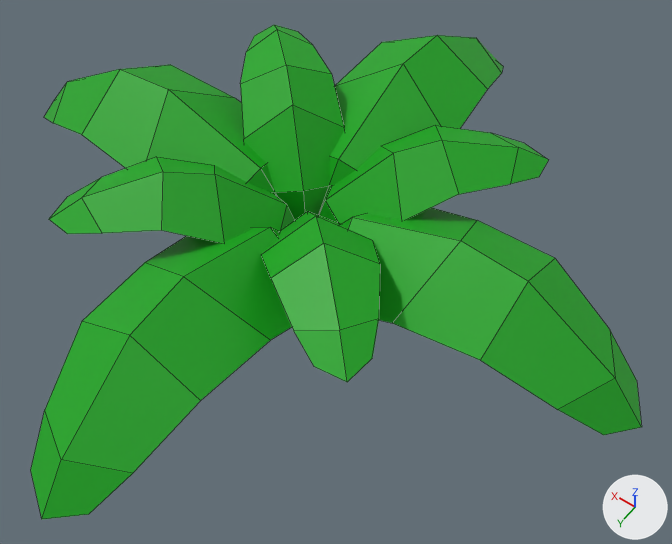
A saved change to the FBX model procedural-map-generation-project/Assets/Resouce/3D/Bushes.fbx.
One viewpoint serves both versions: a 50 mm camera at (-0.648, 0.822, 1.26) aimed at (-0.096, 0.048, 0.045). Every picture has the same lights, and +X, +Y and +Z are marked at lower right. Mesh edges are drawn as thin lines. Where no turn or scale is listed for an object, it has been applied to the vertices. Vertices at the same position are counted once.

Names of what the first picture shows: 'Bushes'.
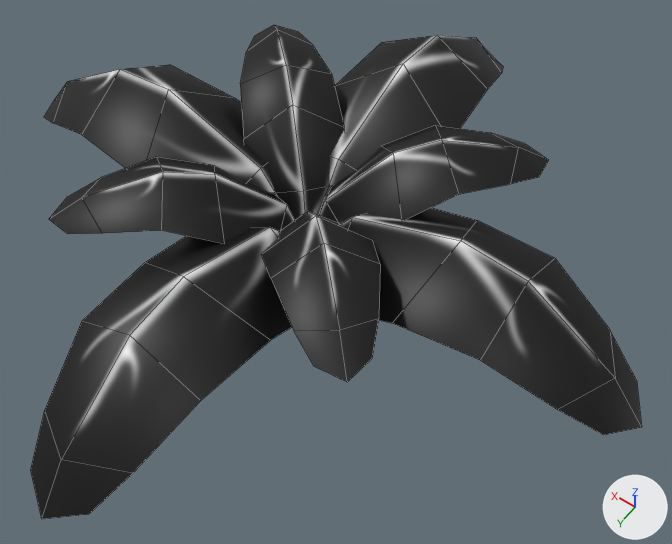
The newer file is also turned or shifted as a whole; pictures and numbers use the older file's frame.

Where the change shows, as pixel boxes [x1, y1, x2, y2] in the pictures (672 x 544 px):
'Bushes', surface changed, shading changed (green to grey): [31, 25, 642, 519] in both
part 2 of me_plane_025, surface changed (green to grey): [31, 25, 642, 519] in both

The change, as a list of edits to the scene's bpy script:
```text
Add img_leaf_png:
    img_leaf_png = load_image('Leaf.png', '../2D/Leaf.png', 256, 256, 'sRGB')
Change mat_leaf:
    remove mat_leaf.base_color = (0.00639, 0.391, 0.0101)  # green #13a81a
    add mat_leaf.texture = img_leaf_png
Change me_plane_025:
    where me_plane_025.from_pydata(...)  # 138 vertices, 80 faces; spans x -0.627..0.627, y -0.627..0.627, z 0.0..0.239
    used by ob_bushes; location = (0.0, 0.0, 0.0)
    me_plane_025 part 1: its shading normals changed
    me_plane_025 part 2: texture (UV) coordinates of 80 of 80 faces, centred in x -0.574..0.574, y -0.574..0.574, z 0.051..0.211, changed; they spanned u 0.0..1.0, v 0.5..1.0 and now span u 0.15..0.88, v 0.0..0.98
```
